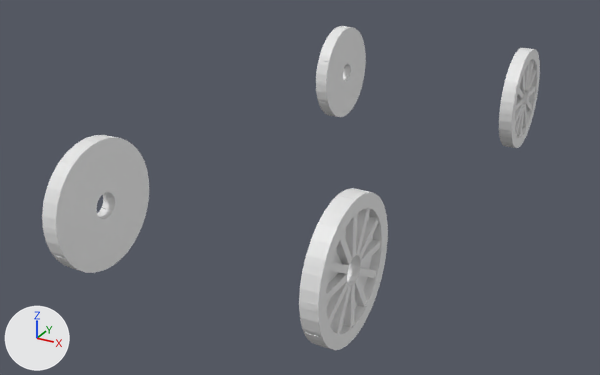
An edit to the Blender file blender/parent.blend, drawn before and after from the same camera.
One viewpoint serves both versions: a 50 mm lens placed at (5.88, -12.25, 5.09), pointed at (-0.51, -0.64, -0.71). Arrows for +X, +Y and +Z are at lower left; the lights stay in place.

Objects in the first picture: 'Left Front Wheel', 'Left Rear Wheel', 'Right Front Wheel', 'Right Rear Wheel'.
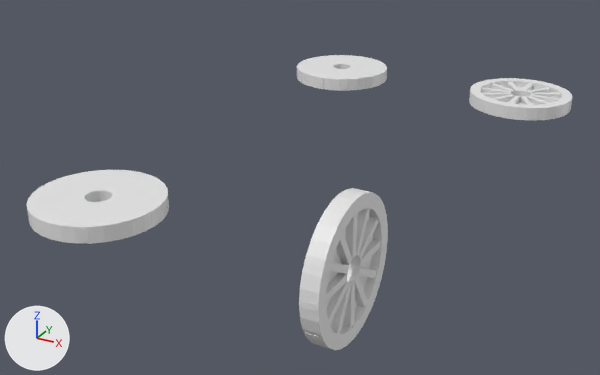
The edits, one by one:
Object 'Left Front Wheel' (ob_left_front_wheel) turns from (0, 90, 0) to (0, 0, 0.3) degrees about x, y and z.
Object 'Right Front Wheel' (ob_right_front_wheel) turns from (0, 90, 0) to (0, 0.3, 0) degrees about x, y and z.
Object 'Left Rear Wheel' (ob_left_rear_wheel) turns from (0, 90, 0) to (0.3, 0, 0) degrees about x, y and z.

Changed parts and their boxes [x1, y1, x2, y2] in the pictures (600 x 375 px):
'Left Rear Wheel', turned: before [42, 135, 149, 273]; after [27, 170, 169, 244]
'Right Front Wheel', turned: before [499, 48, 540, 148]; after [469, 78, 573, 120]
'Left Front Wheel', turned: before [316, 26, 366, 117]; after [297, 55, 387, 91]
